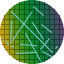
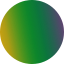
Layers edited between the first and the second 64x64 image:
hid "Shape 20" over [32, 22, 44, 40]
hid "Shape 19" over [10, 21, 12, 44]
hid "Shape 18" over [25, 33, 41, 61]
hid "Shape 17" over [12, 12, 32, 41]
hid "Shape 16" over [11, 11, 53, 53]
hid "Shape 15" over [40, 38, 50, 50]
hid "Shape 14" over [42, 51, 52, 57]
hid "Shape 13" over [20, 44, 37, 46]
hid "Shape 12" over [41, 24, 52, 33]
hid "Shape 11" over [33, 6, 44, 16]
hid "Shape 10" over [16, 52, 36, 54]
hid "Shape 6" over [2, 37, 5, 43]
hid "Shape 5" over [0, 0, 64, 64]
